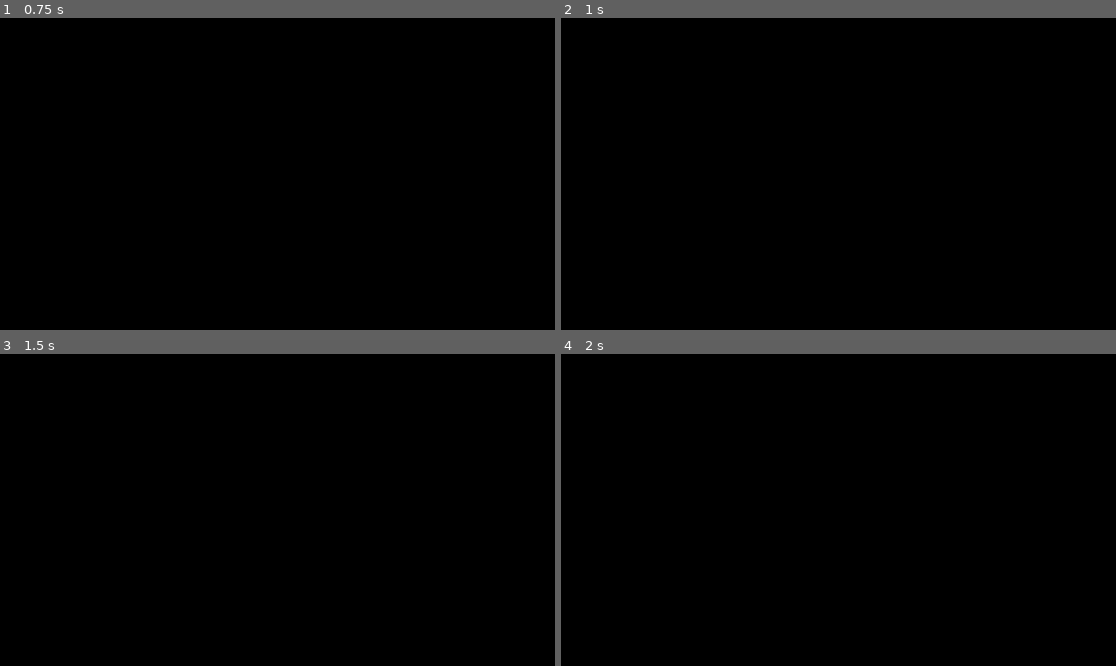
Above: before the commit, frames 1-4 (two rows, left to right).
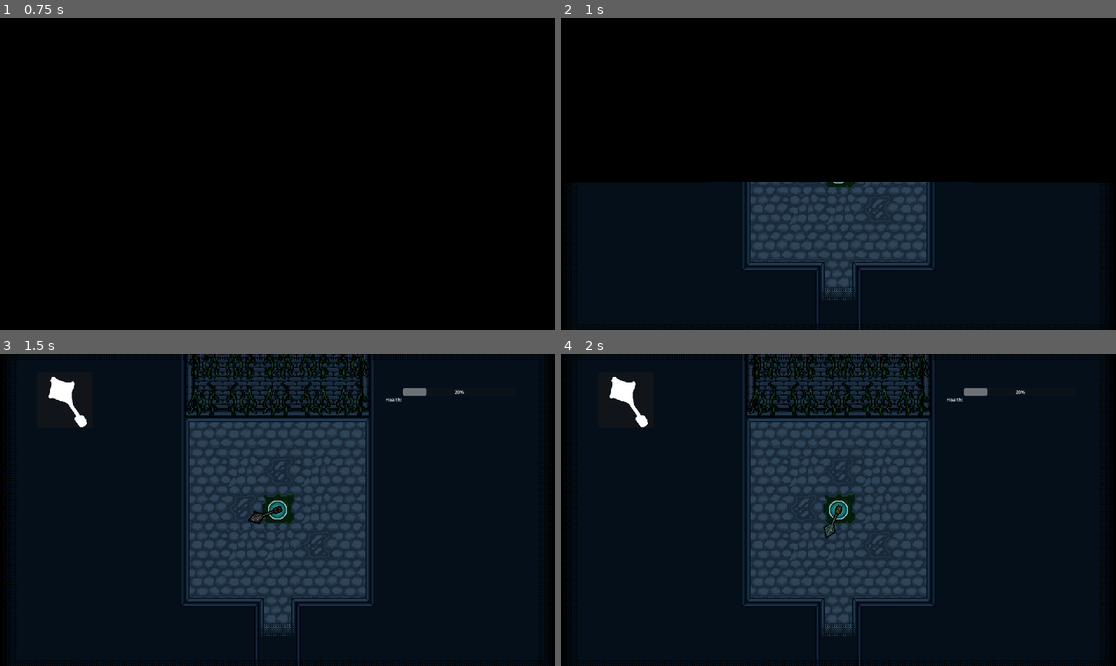
Above: after the commit, the same moments.

Repository: TheRealComedian/sam-pj16
Game: Godot game, scene res://scenes/game.tscn
Same seed, same stepped clock (60 frames per second), same inputs: the game is played once before the commit and once after it.
Inputs (mouse positions are in pixels of both pictures, inside the frame that each line leads up to):
- Up to frame 1 (0.75 s): tap Enter at 0.5 s; move the mouse to (399, 158) at 0.52 s; hold D (move_right) from 0.53 s (still down); click (399, 158) at 0.6 s
- Up to frame 2 (1 s): keep holding D (move_right)
- Up to frame 3 (1.5 s): release D (move_right) at 1.25 s; drag from (166, 525) to (249, 572) at 1.27 s
- Up to frame 4 (2 s): no input

Frame 1 is identical in both runs. In frame 2, 44% of the frame differs, in the area x 0-100%, y 52-100%; in frame 3, 91%; in frame 4, 91%, in the area x 0-100%, y 0-100%.
Error before the commit: Cannot call method 'instantiate' on a null value. (res://scenes/world/map.gd:53)

Commit message:
WIP will continue at work

Diff:
--- a/scenes/game.gd
+++ b/scenes/game.gd
@@ -10,7 +10,7 @@
 
 	#NOTE: this may seem obsolete, but trust me having a separate global signal for the main scene's readiness prevents a lot of issues using the built in ready signal causes
 	SignalBus.main_scene_ready.emit()
-	Map.set_as_current_map(load('res://scenes/world/maps/crypt_vertical.tscn'))
+	Map.set_as_current_map(load('res://scenes/world/maps/room_1.tscn'))
 
 
 #func _process(_delta):
--- a/scenes/world/map.tscn
+++ b/scenes/world/map.tscn
@@ -21,5 +21,5 @@
 limit_bottom = 0
 editor_draw_limits = true
 
-[node name="CanvasModulate" type="CanvasModulate" parent="Camera"]
+[node name="CanvasModulate" type="CanvasModulate" parent="."]
 color = Color(0.724643, 0.724643, 0.724642, 1)
--- a/scenes/world/map_exit.gd
+++ b/scenes/world/map_exit.gd
@@ -1,11 +1,11 @@
 class_name MapExit extends Area2D
 
 @export_category("Destination")
-@export_file('*.tscn') var map_path: String = "res://scenes/world/maps/"
+@export var destination_map: PackedScene
 @export var entry_point: String = "start"
 
 func _ready():
 	body_entered.connect(switch_map)
 
 func switch_map(body):
-	Map.set_as_current_map(load(map_path), entry_point)
+	Map.set_as_current_map(destination_map, entry_point)
--- a/scenes/world/maps/room_1.tscn
+++ b/scenes/world/maps/room_1.tscn
@@ -1,7 +1,12 @@
-[gd_scene load_steps=3 format=4 uid="uid://bpbrks4bd100u"]
+[gd_scene load_steps=6 format=4 uid="uid://bpbrks4bd100u"]
 
 [ext_resource type="PackedScene" uid="uid://dy335p6keujbx" path="res://scenes/world/map.tscn" id="1_0rxy8"]
 [ext_resource type="TileSet" uid="uid://def7m4nhhqg6a" path="res://resources/tilesets/crypt.tres" id="2_jvo6m"]
+[ext_resource type="PackedScene" uid="uid://depsu0p2x1g45" path="res://scenes/world/map_exit.tscn" id="3_t1wcc"]
+[ext_resource type="PackedScene" uid="uid://c1udr61jmkh68" path="res://scenes/world/maps/room_2.tscn" id="4_q305q"]
+
+[sub_resource type="RectangleShape2D" id="RectangleShape2D_qmi5a"]
+size = Vector2(106, 96)
 
 [node name="Map" instance=ExtResource("1_0rxy8")]
 
@@ -24,3 +29,21 @@
 scale = Vector2(2, 2)
 tile_map_data = PackedByteArray("AAAHAAgAAAABABoAAAAOAAAAAAACABoAAAAOAAEAAAACABoAAAAOAAIAAAACABoAAAAOAAMAAAACABoAAAAOAA …(224 unchanged characters)…
 tile_set = ExtResource("2_jvo6m")
+
+[node name="start" parent="EntryPoints" index="0"]
+position = Vector2(480, 288)
+
+[node name="Exit" parent="Exits" index="0" instance=ExtResource("3_t1wcc")]
+position = Vector2(480, 512)
+destination_map = ExtResource("4_q305q")
+metadata/_edit_group_ = true
+
+[node name="CollisionShape2D" type="CollisionShape2D" parent="Exits/Exit" index="0"]
+shape = SubResource("RectangleShape2D_qmi5a")
+debug_color = Color(0, 0.64084, 0.343728, 0.42)
+
+[node name="Camera" parent="." index="3"]
+limit_left = -50
+limit_top = -50
+limit_right = 1000
+limit_bottom = 620
--- a/scenes/world/maps/room_2.tscn
+++ b/scenes/world/maps/room_2.tscn
@@ -25,3 +25,6 @@
 scale = Vector2(2, 2)
 tile_map_data = PackedByteArray("AAAGAAAAAAAAABoAAAAFAAAAAAAAABoAAAAEAAAAAAAAABoAAAADAAAAAAAAABoAAAACAAAAAAAAABoAAAABAA …(288 unchanged characters)…
 tile_set = ExtResource("2_eu7yb")
+
+[node name="start" parent="EntryPoints" index="0"]
+position = Vector2(480, 160)
